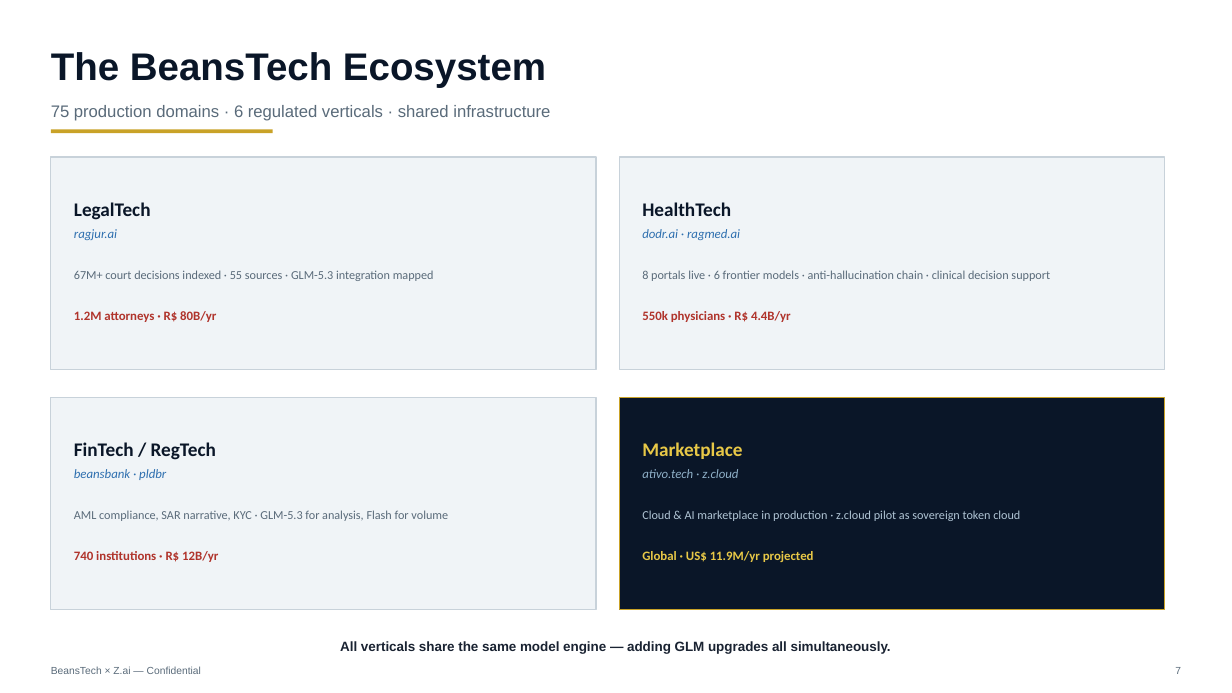
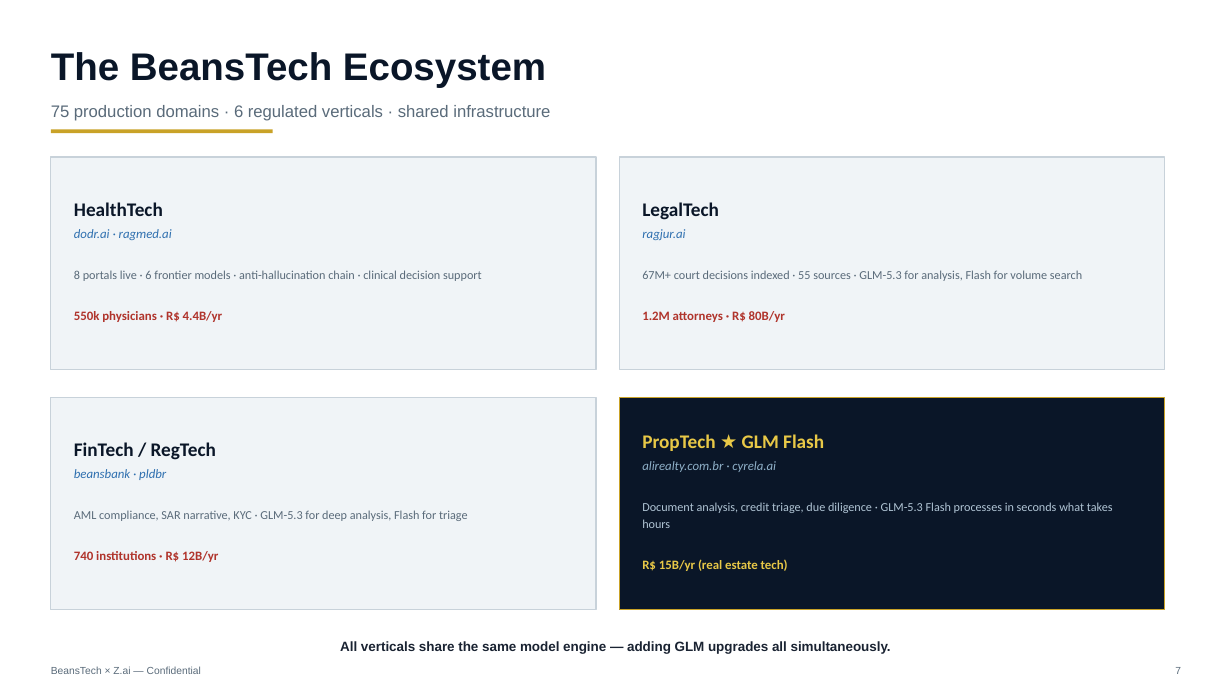
Before and after one commit to beanstechhub/healthtech-infra, a slide deck: slide 7 of apresentacoes/ZCloud-Zai-Parceria-EN.pptx. Drawn at 1232x693 pixels with LibreOffice and Linux fonts; fonts in the diff are those of the drawing. Boxes give left, top, right and bottom in pixels: in the first picture for what was removed or moved away, otherwise in the second. Text is boxed around its words. In the diff, an @@ line names an element or a change of style, - is before the commit and + after.

Commit message:
Email final Z.ai (autoridade+visão compartilhada+4ª vertical proptech); PPTX atualizado com PropTech ★ GLM Flash

```diff
--- a/apresentacoes/ZCloud-Zai-Parceria-EN.pptx
+++ b/apresentacoes/ZCloud-Zai-Parceria-EN.pptx
@@ text at bbox=[74, 202, 482, 322]: text changed @@
-LegalTech
-ragjur.ai
-67M+ court decisions indexed · 55 sources · GLM-5.3 integration mapped
-1.2M attorneys · R$ 80B/yr
+HealthTech
+dodr.ai · ragmed.ai
+8 portals live · 6 frontier models · anti-hallucination chain · clinical decision support
+550k physicians · R$ 4.4B/yr
@@ text at bbox=[642, 202, 1082, 322]: text changed @@
-HealthTech
-dodr.ai · ragmed.ai
-8 portals live · 6 frontier models · anti-hallucination chain · clinical decision support
-550k physicians · R$ 4.4B/yr
+LegalTech
+ragjur.ai
+67M+ court decisions indexed · 55 sources · GLM-5.3 for analysis, Flash for volume search
+1.2M attorneys · R$ 80B/yr
@@ text at bbox=[642, 434, 1113, 571]: text changed @@
-Marketplace
-ativo.tech · z.cloud
-Cloud & AI marketplace in production · z.cloud pilot as sovereign token cloud
-Global · US$ 11.9M/yr projected
+PropTech ★ GLM Flash
+alirealty.com.br · cyrela.ai
+Document analysis, credit triage, due diligence · GLM-5.3 Flash processes in seconds what takes hours
+R$ 15B/yr (real estate tech)
@@ text at bbox=[74, 510, 468, 521]: text changed @@
-AML compliance, SAR narrative, KYC · GLM-5.3 for analysis, Flash for volume
+AML compliance, SAR narrative, KYC · GLM-5.3 for deep analysis, Flash for triage
```
Also in this commit, not shown: 1 other slide changed, 1 other file.
